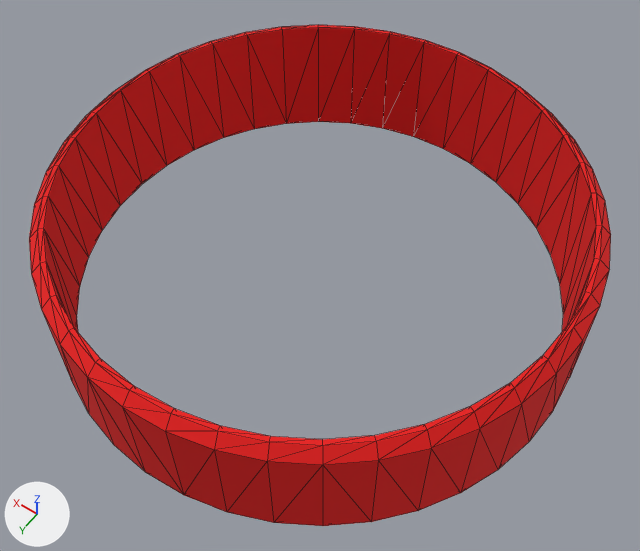
Renders of the COLLADA model jaco_description/meshes/jaco_large_ring_cover.dae from each side of a commit.
Camera for both pictures: a 50 mm camera at (-2.16, 3.03, 4.41) aimed at (-0.1, 0.14, -0.13). Arrows for +X, +Y and +Z are at lower left; the lights stay in place. Mesh edges are drawn as thin lines. Where no turn or scale is listed for an object, it has been applied to the vertices.

Names of what the first picture shows: 'Group_1'.
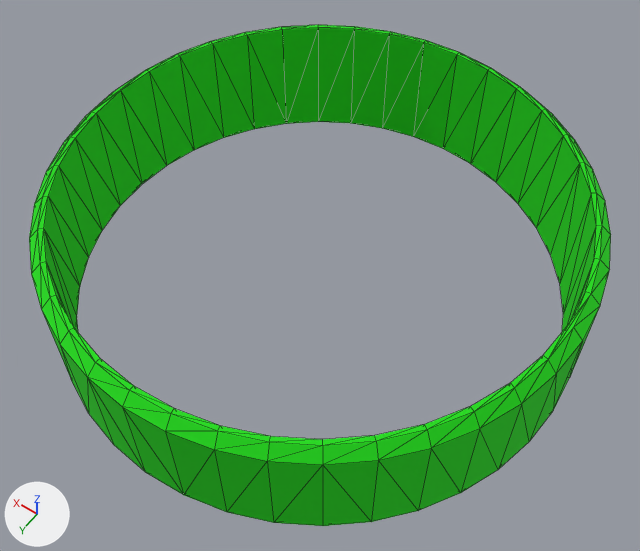
What the commit changed:
Picture 'gray.jpeg' (img_gray_jpeg) is new.
Material 'gray' (mat_gray) changes its picture from img_dark_gray_jpeg to img_gray_jpeg.

Where the change shows, as pixel boxes [x1, y1, x2, y2] in the pictures (640 x 551 px):
'Group_1', surface changed (red to green)
    both: [29, 25, 611, 526]
